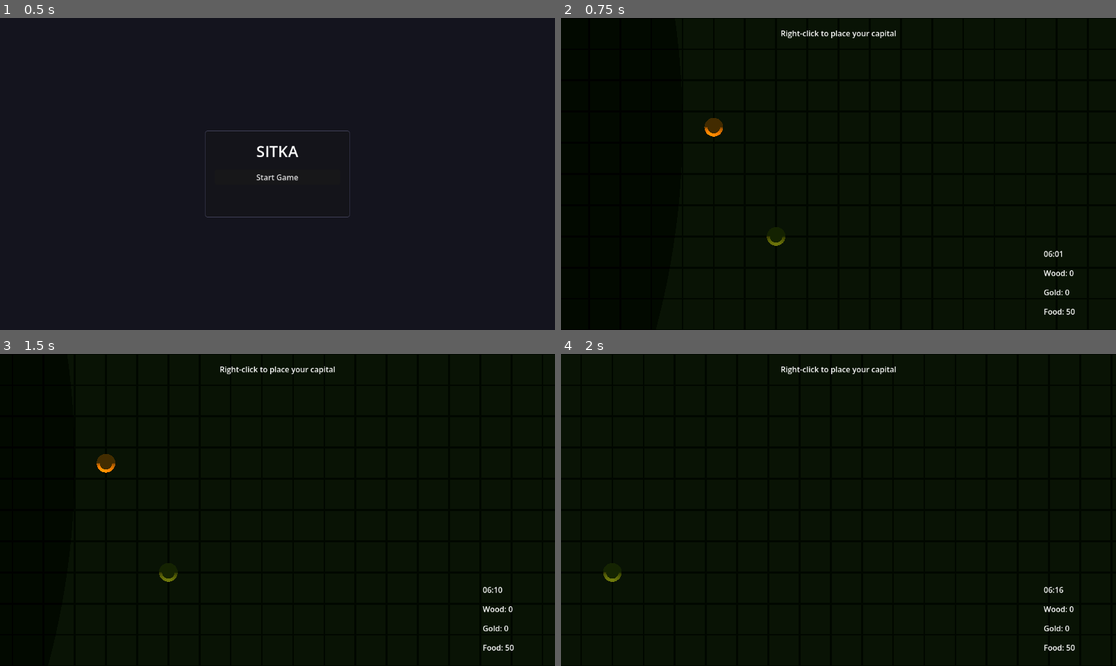
Above: before the commit, frames 1-4 (two rows, left to right).
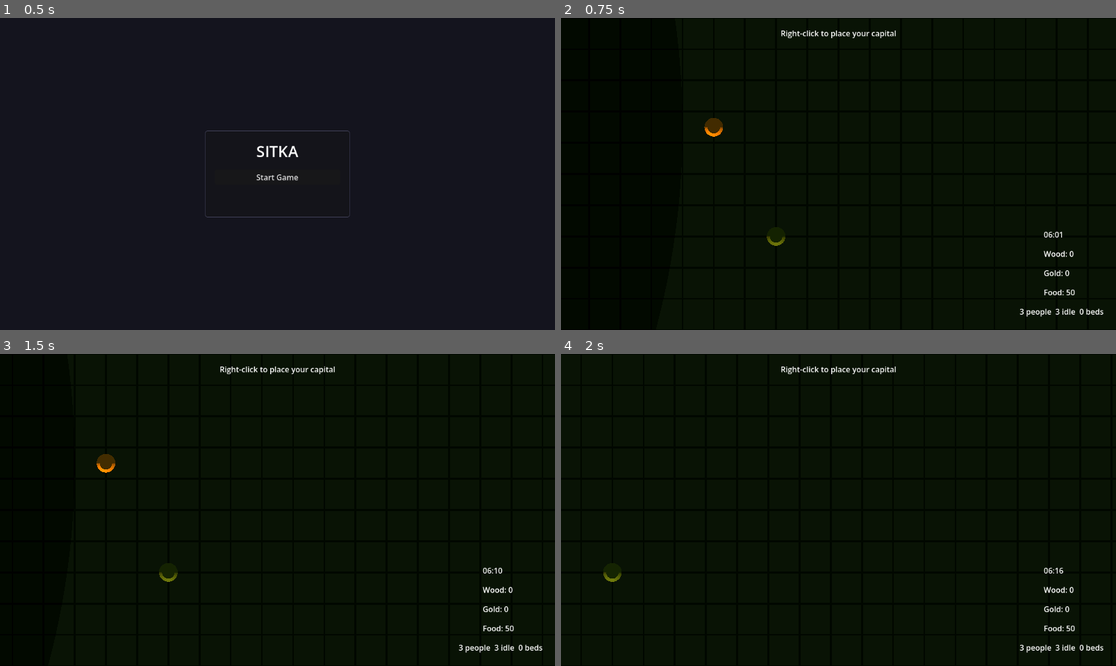
Above: after the commit, the same moments.

Repository: forsman5/sitka
Game: Godot game, scene res://scenes/ui/main_menu.tscn
The game is run twice, just before and just after one commit, with the same random seed, the same clock (stepped at 60 frames per second) and the same inputs.
Inputs (mouse positions are in pixels of both pictures, inside the frame that each line leads up to):
- Up to frame 1 (0.5 s): no input
- Up to frame 2 (0.75 s): click "Start Game" at 0.5 s
- Up to frame 3 (1.5 s): tap Enter at 1.25 s; move the mouse to (399, 494) at 1.27 s; hold Right (ui_right) from 1.28 s (still down); hold Shift from 1.28 s (still down); click (399, 494) at 1.42 s
- Up to frame 4 (2 s): keep holding Right (ui_right); keep holding Shift

Frame 1 is identical in both runs. In frame 2, 0.4% of the frame differs, in the area x 82-98%, y 68-96%; in frame 3, 0.4%; in frame 4, 0.4%.

Commit message:
Add people/idle/beds summary line to HUD
Live-updating label in the top-right corner showing total settler count,
idle count, and available bed count across all sleep_point buildings.

Co-Authored-By: Claude Sonnet 4.6 <noreply@anthropic.com>

Diff:
--- a/scenes/ui/hud.tscn
+++ b/scenes/ui/hud.tscn
@@ -29,9 +29,9 @@
 anchor_right = 1.0
 anchor_bottom = 1.0
 offset_left = -150.0
-offset_top = -170.0
+offset_top = -210.0
 offset_right = -10.0
-offset_bottom = -130.0
+offset_bottom = -170.0
 text = "06:00"
 
 [node name="WoodLabel" type="Label" parent="Root"]
@@ -40,9 +40,9 @@
 anchor_right = 1.0
 anchor_bottom = 1.0
 offset_left = -150.0
-offset_top = -130.0
+offset_top = -170.0
 offset_right = -10.0
-offset_bottom = -90.0
+offset_bottom = -130.0
 text = "Wood: 0"
 
 [node name="GoldLabel" type="Label" parent="Root"]
@@ -51,9 +51,9 @@
 anchor_right = 1.0
 anchor_bottom = 1.0
 offset_left = -150.0
-offset_top = -90.0
+offset_top = -130.0
 offset_right = -10.0
-offset_bottom = -50.0
+offset_bottom = -90.0
 text = "Gold: 0"
 
 [node name="FoodLabel" type="Label" parent="Root"]
@@ -62,10 +62,21 @@
 anchor_right = 1.0
 anchor_bottom = 1.0
 offset_left = -150.0
+offset_top = -90.0
+offset_right = -10.0
+offset_bottom = -50.0
+text = "Food: 50"
+
+[node name="PeopleLabel" type="Label" parent="Root"]
+anchor_left = 1.0
+anchor_top = 1.0
+anchor_right = 1.0
+anchor_bottom = 1.0
+offset_left = -200.0
 offset_top = -50.0
 offset_right = -10.0
 offset_bottom = -10.0
-text = "Food: 50"
+text = "0 people  0 idle  0 beds"
 
 [node name="SelectionPanel" type="Panel" parent="Root"]
 visible = false
--- a/scripts/ui/hud.gd
+++ b/scripts/ui/hud.gd
@@ -10,6 +10,7 @@
 @onready var _wood_label: Label = $Root/WoodLabel
 @onready var _gold_label: Label = $Root/GoldLabel
 @onready var _food_label: Label = $Root/FoodLabel
+@onready var _people_label: Label = $Root/PeopleLabel
 @onready var _selection_panel: Panel = $Root/SelectionPanel
 @onready var _header_row: HBoxContainer = $Root/SelectionPanel/VBoxContainer/HeaderRow
 @onready var _separator: HSeparator = $Root/SelectionPanel/VBoxContainer/HSeparator
@@ -55,6 +56,7 @@
 func _process(_delta: float) -> void:
 	_speed_bar.visible = not get_tree().get_nodes_in_group("capital").is_empty()
 	_refresh_panel()
+	_refresh_people()
 	var total_hours := GameState.time_of_day * 24.0
 	var h := int(total_hours) % 24
 	var m := int((total_hours - int(total_hours)) * 60.0)
@@ -68,6 +70,21 @@
 
 func _on_food_changed(amount: int) -> void:
 	_food_label.text = "Food: %d" % amount
+
+func _refresh_people() -> void:
+	var persons := get_tree().get_nodes_in_group("persons")
+	var total := persons.size()
+	var idle := 0
+	for p in persons:
+		var person := p as Person
+		if person != null and person.objective_label() == "idle":
+			idle += 1
+	var beds := 0
+	for sp in get_tree().get_nodes_in_group("sleep_point"):
+		var b := sp as Building
+		if b != null:
+			beds += b.get_bed_count()
+	_people_label.text = "%d people  %d idle  %d beds" % [total, idle, beds]
 
 func _refresh_panel() -> void:
 	var persons: Array[Node] = []
